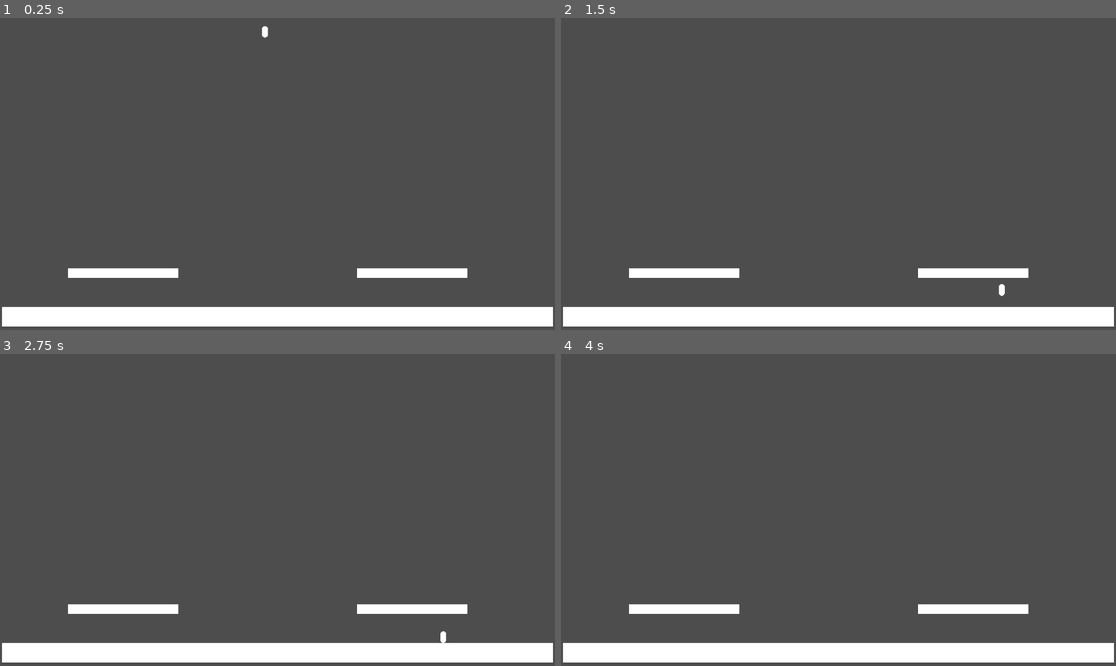
Above: before the commit, frames 1-4 (two rows, left to right).
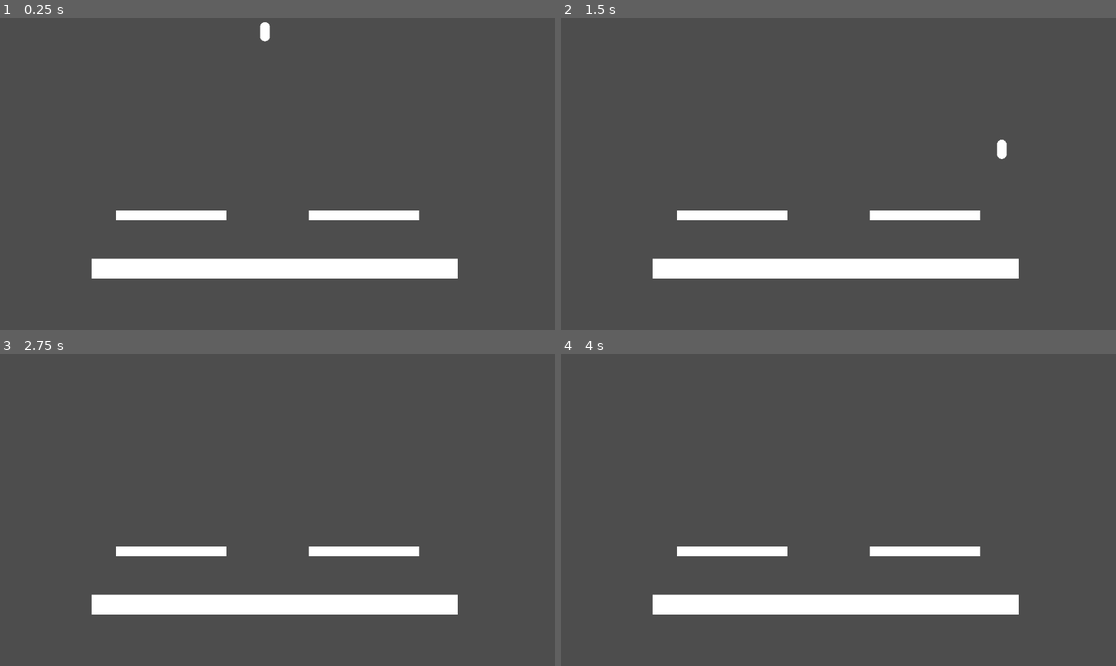
Above: after the commit, the same moments.

Repository: oedo3/ProjectF
Game: Godot game, scene res://Main.tscn
Same seed, same stepped clock (60 frames per second), same inputs: the game is played once before the commit and once after it.
Inputs:
- Up to frame 1 (0.25 s): no input
- Up to frame 2 (1.5 s): hold D (right) from 0.53 s (still down); tap W (up) at 0.6, 0.77, 1.07 s; tap Shift (s_1) at 1.35 s
- Up to frame 3 (2.75 s): tap W (up) at 1.52, 1.55, 1.82, 2.1 s; release D (right) at 2.03 s; hold A (left) from 2.03 s (still down)
- Up to frame 4 (4 s): release A (left) at 2.78 s; hold D (right) from 2.78 s (still down); tap Shift (s_1) at 2.85 s; tap W (up) at 3.02, 3.05, 3.32, 3.6, 3.77 s

The runs differ from the first frame. In frame 1, 11% of the frame differs, in the area x 0-100%, y 1-99%; in frame 2, 11%, in the area x 0-100%, y 38-99%; in frame 3, 11%; in frame 4, 11%.

Commit message:
update stage

Diff:
--- a/Main.tscn
+++ b/Main.tscn
@@ -1,35 +1,39 @@
-[gd_scene load_steps=4 format=3 uid="uid://dmv6rekpge1kj"]
+[gd_scene load_steps=6 format=3 uid="uid://dmv6rekpge1kj"]
 
 [ext_resource type="PackedScene" uid="uid://gxtuca68v2ea" path="res://player.tscn" id="1_glv2v"]
 
 [sub_resource type="BoxMesh" id="BoxMesh_uu6xs"]
 
+[sub_resource type="RectangleShape2D" id="RectangleShape2D_glv2v"]
+size = Vector2(76.000015, 4.10001)
+
+[sub_resource type="RectangleShape2D" id="RectangleShape2D_uu6xs"]
+size = Vector2(114.5, 4.2000046)
+
 [sub_resource type="RectangleShape2D" id="RectangleShape2D_r0du0"]
-size = Vector2(114.400024, 4.1000013)
+size = Vector2(114.5, 4.200001)
 
 [node name="Main" type="Node2D"]
 
 [node name="Player" parent="." instance=ExtResource("1_glv2v")]
 
 [node name="StaticBody2D" type="StaticBody2D" parent="."]
-position = Vector2(550, 500)
+position = Vector2(550, 400)
 scale = Vector2(10, 10)
-metadata/_edit_group_ = true
 
 [node name="MeshInstance2D" type="MeshInstance2D" parent="StaticBody2D"]
-position = Vector2(2.5999947, 12.049998)
-scale = Vector2(114.4, 4.1)
+position = Vector2(2.0000029, 12.049998)
+scale = Vector2(76, 4.1)
 mesh = SubResource("BoxMesh_uu6xs")
 
 [node name="CollisionShape2D" type="CollisionShape2D" parent="StaticBody2D"]
-position = Vector2(2.6000023, 12.049999)
+position = Vector2(2, 12.050007)
 scale = Vector2(0.99999976, 0.99999976)
-shape = SubResource("RectangleShape2D_r0du0")
+shape = SubResource("RectangleShape2D_glv2v")
 
 [node name="StaticBody2D2" type="StaticBody2D" parent="."]
-position = Vector2(250, 470)
+position = Vector2(350, 350)
 scale = Vector2(2, 5)
-metadata/_edit_group_ = true
 
 [node name="MeshInstance2D" type="MeshInstance2D" parent="StaticBody2D2"]
 position = Vector2(2.5999947, 12.049998)
@@ -37,14 +41,12 @@
 mesh = SubResource("BoxMesh_uu6xs")
 
 [node name="CollisionShape2D" type="CollisionShape2D" parent="StaticBody2D2"]
-position = Vector2(2.6000023, 12.049999)
-scale = Vector2(0.99999976, 0.99999976)
-shape = SubResource("RectangleShape2D_r0du0")
+position = Vector2(2.75, 12.099998)
+shape = SubResource("RectangleShape2D_uu6xs")
 
 [node name="StaticBody2D3" type="StaticBody2D" parent="."]
-position = Vector2(850, 470)
+position = Vector2(750, 350)
 scale = Vector2(2, 5)
-metadata/_edit_group_ = true
 
 [node name="MeshInstance2D" type="MeshInstance2D" parent="StaticBody2D3"]
 position = Vector2(2.5999947, 12.049998)
@@ -52,6 +54,5 @@
 mesh = SubResource("BoxMesh_uu6xs")
 
 [node name="CollisionShape2D" type="CollisionShape2D" parent="StaticBody2D3"]
-position = Vector2(2.6000023, 12.049999)
-scale = Vector2(0.99999976, 0.99999976)
+position = Vector2(2.75, 12.099998)
 shape = SubResource("RectangleShape2D_r0du0")
--- a/character_body_2d.gd
+++ b/character_body_2d.gd
@@ -2,7 +2,7 @@
 
 
 const SPEED = 300.0
-const JUMP_VELOCITY = -400.0
+const JUMP_VELOCITY = -450.0
 const JUMP_BUFFER_TIME := 0.15
 
 const DASH_SPEED := 900.0
--- a/player.tscn
+++ b/player.tscn
@@ -5,8 +5,7 @@
 [sub_resource type="CapsuleMesh" id="CapsuleMesh_onrkg"]
 
 [sub_resource type="CapsuleShape2D" id="CapsuleShape2D_i3pqv"]
-radius = 6.0
-height = 24.0
+height = 40.0
 
 [node name="Player" type="Node"]
 
@@ -15,7 +14,7 @@
 script = ExtResource("1_4flbx")
 
 [node name="MeshInstance2D" type="MeshInstance2D" parent="CharacterBody2D"]
-scale = Vector2(12, 12)
+scale = Vector2(20, 20)
 mesh = SubResource("CapsuleMesh_onrkg")
 
 [node name="CollisionShape2D" type="CollisionShape2D" parent="CharacterBody2D"]
